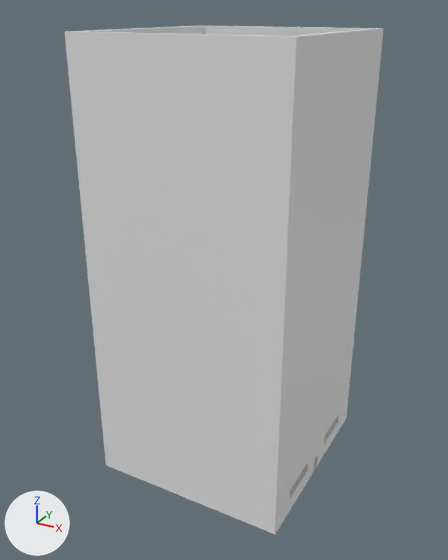
An edit to the FBX model FPS Dummy 64/Assets/Models/Morge/Grave.fbx, drawn before and after from the same camera.
One viewpoint serves both versions: a 50 mm camera at (45.8, -77.9, 68.9) aimed at (3.9, -1.6, 30.8). Arrows for +X, +Y and +Z are at lower left; the lights stay in place. Where no turn or scale is listed for an object, it has been applied to the vertices. Vertices at the same position are counted once.
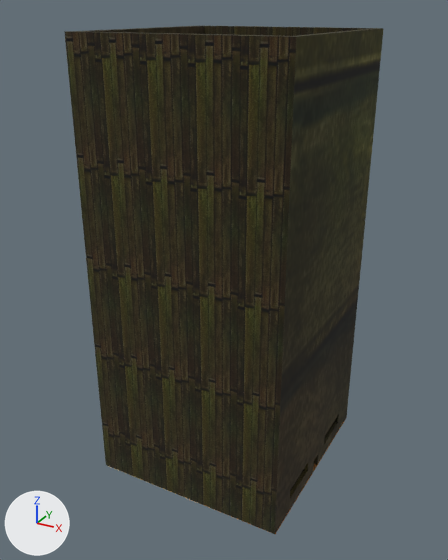
Where the change shows, as pixel boxes (x1, y1, x2, y2) in the pictures (448 x 560 px):
'Cube', recoloured, surface changed (grey to brown): (65, 26, 384, 534) in both
'Plane', recoloured: (109, 417, 347, 534) in both

Edits to the bpy script that builds the scene:
```text
Add img_ttc_textures_00800_rgba16_png:
    img_ttc_textures_00800_rgba16_png = load_image('ttc_textures.00800.rgba16.png', '_unpacked/ttc_textures.00800.rgba16.png', 512, 512, 'sRGB')
Add img_jrb_textures_0a000_rgba16_png:
    img_jrb_textures_0a000_rgba16_png = load_image('jrb_textures.0A000.rgba16.png', '_unpacked/jrb_textures.0A000.rgba16.png', 512, 512, 'sRGB')
Add mat_floor:
    mat_floor = principled_material('Floor')
    mat_floor.texture = img_ttc_textures_00800_rgba16_png
    mat_floor.roughness = 1.0
Add mat_brick:
    mat_brick = principled_material('BRICK')
    mat_brick.texture = img_jrb_textures_0a000_rgba16_png
    mat_brick.roughness = 1.0
Change me_plane:
    where me_plane.from_pydata(...)  # 4 vertices, 1 face; spans x -15.3..15.3, y -15.9..15.9, z 0.0
    add me_plane.materials.append(mat_floor)  # picture img_ttc_textures_00800_rgba16_png
Change me_cube_001:
    where me_cube_001.from_pydata(...)  # 196 vertices, 202 faces; spans x -29.9..0.6, y -15.8..15.8, z -11.1..55.2
    used by ob_cube; location = (19.3, 0.0, 11.0)
    me_cube_001 part 1: texture (UV) coordinates of 202 of 202 faces, centred in x -29.9..0.6, y -15.8..15.8, z -11.1..55.2, changed; they spanned u 0.0..0.88, v 0.0..1.0 and now span u -3.17..1.64, v -1.82..2.82
    add me_cube_001.materials.append(mat_brick)  # picture img_jrb_textures_0a000_rgba16_png
```
